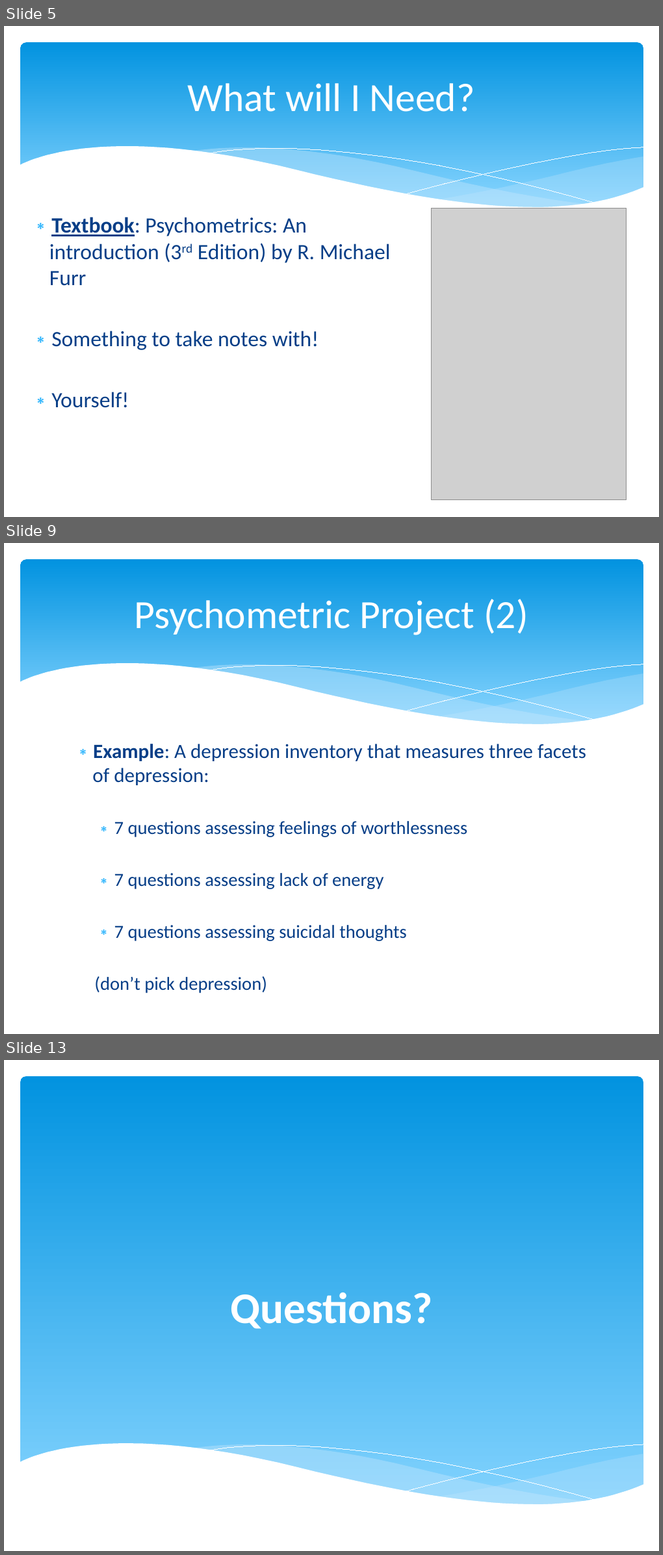
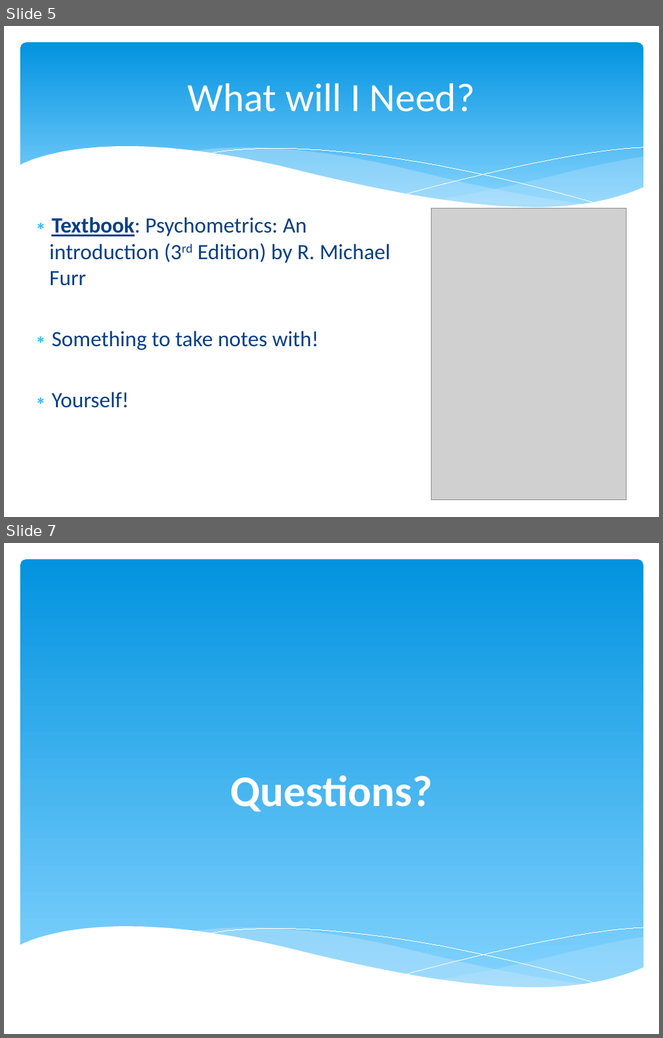
Before and after one commit to npm27/Teaching-Materials, a slide deck: Tests and Eval/Fall 25/Slides/0 First Day Info.pptx. Shown one above the other, each under a label of ours: slides 5, 9 and 13 before the commit, slides 5 and 7 after it; the slides between them are not shown. The pictures are 663x1555 and 663x1038 pixels, drawn with LibreOffice and Linux fonts; fonts in the diff are those of the drawing; grey boxes stand for pictures. Boxes give left, top, right and bottom in pixels: in the first picture for what was removed or moved away, otherwise in the second. Text is boxed around its words. In the diff, an @@ line names an element or a change of style, - is before the commit and + after.

```diff
--- a/Tests and Eval/Fall 25/Slides/0 First Day Info.pptx
+++ b/Tests and Eval/Fall 25/Slides/0 First Day Info.pptx
@@ slide 9 removed at (4,543,659,1034), background #FFFFFF; not listed: 6 template elements that a slide beside it also shows @@
@@ title removed at (134,599,528,635) @@
-Psychometric Project (2)
@@ text removed at (92,744,586,993) @@
-∗ Example: A depression inventory that measures three facets of depression:
-  ∗ 7 questions assessing feelings of worthlessness
-  ∗ 7 questions assessing lack of energy
-  ∗ 7 questions assessing suicidal thoughts
-  (don’t pick depression)
@@ what was slide 13 is now slide 7 @@
```
Also in this commit, not shown: 2 slides changed, 5 other slides removed, 27 other files.
